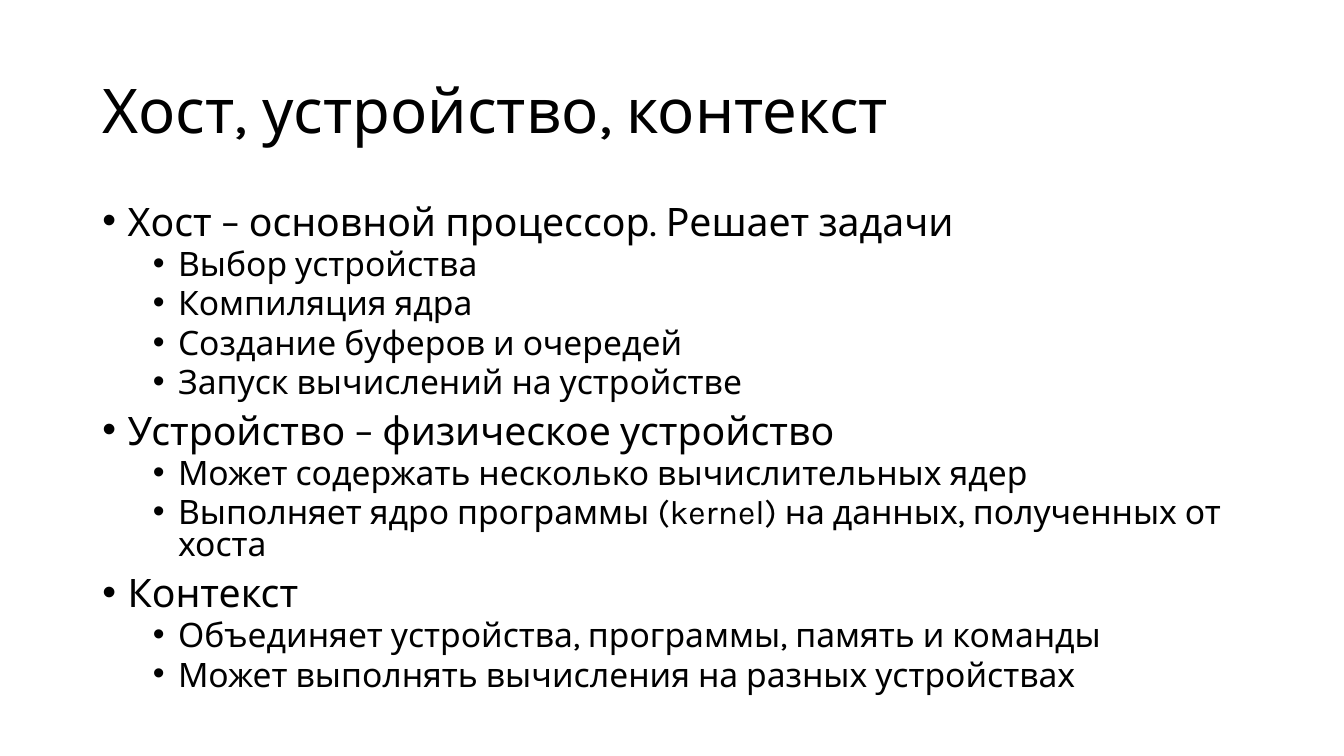
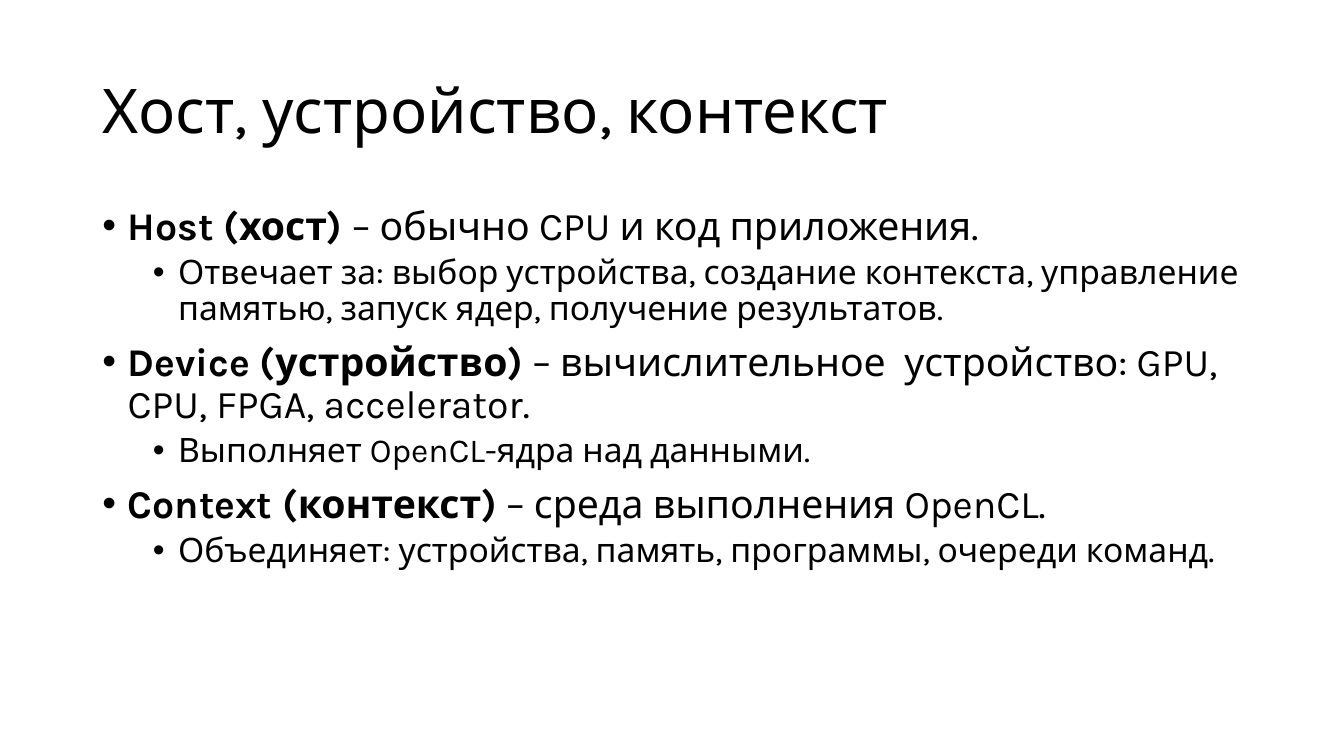
Before and after one commit to alexey-malov/pc, a slide deck: slide 14 of lectures/13/Open CL.pptx (slide 6 before the commit). Drawn at 1344x756 pixels with LibreOffice and Linux fonts; fonts in the diff are those of the drawing. Boxes give left, top, right and bottom in pixels: in the first picture for what was removed or moved away, otherwise in the second. Text is boxed around its words. In the diff, an @@ line names an element or a change of style, - is before the commit and + after.

Commit message:
Обновил лекцию по OpenCL

```diff
--- a/lectures/13/Open CL.pptx
+++ b/lectures/13/Open CL.pptx
@@ text at [128,210,1238,570]: text changed @@
-• Хост – основной процессор. Решает задачи
-  • Выбор устройства
-  • Компиляция ядра
-  • Создание буферов и очередей
-  • Запуск вычислений на устройстве
-• Устройство – физическое устройство
-  • Может содержать несколько вычислительных ядер
-  • Выполняет ядро программы (kernel) на данных, полученных от хоста
-• Контекст
-  • Объединяет устройства, программы, память и команды
-  • Может выполнять вычисления на разных устройствах
+• Host (хост) – обычно CPU и код приложения.
+  • Отвечает за: выбор устройства, создание контекста, управление памятью, запуск ядер, получение результатов.
+• Device (устройство) – вычислительное устройство: GPU, CPU, FPGA, accelerator.
+  • Выполняет OpenCL-ядра над данными.
+• Context (контекст) – среда выполнения OpenCL.
+  • Объединяет: устройства, память, программы, очереди команд.
```
Also in this commit, not shown: 18 other slides changed, 29 slides added, 3 slides removed.
